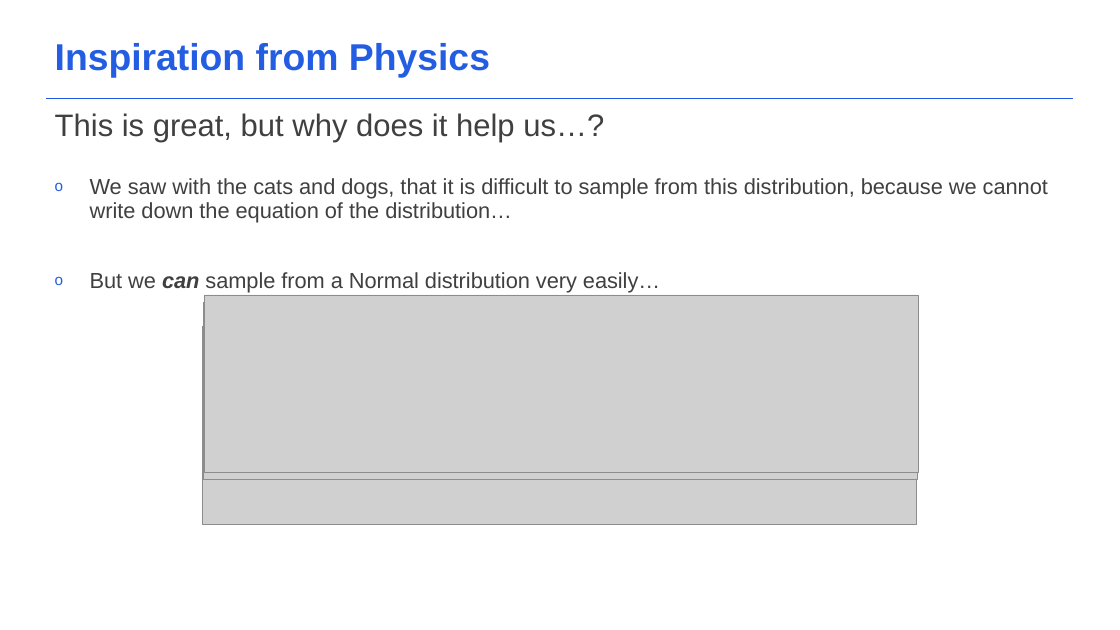
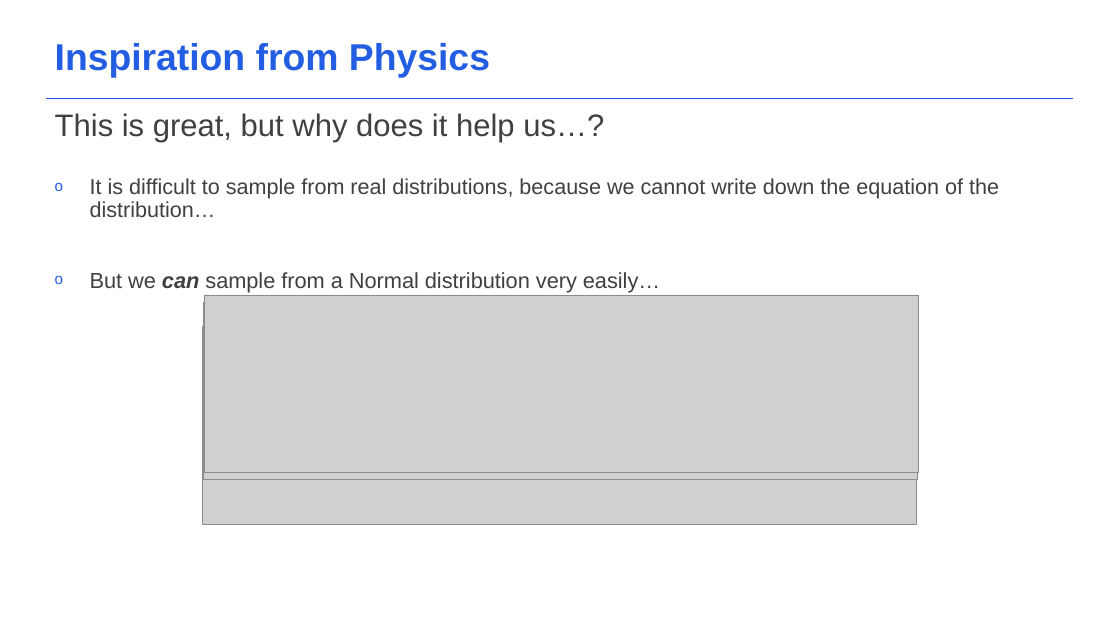
Before and after one commit to acceleratescience/diffusion-models, a slide deck: slide 15 of slides/2_Physics.pptx. Drawn at 1120x630 pixels with LibreOffice and Linux fonts; fonts in the diff are those of the drawing; grey boxes stand for pictures; background and template pictures are left out. Boxes give left, top, right and bottom in pixels: in the first picture for what was removed or moved away, otherwise in the second. Text is boxed around its words. In the diff, an @@ line names an element or a change of style, - is before the commit and + after.

Commit message:
fix: update slides

```diff
--- a/slides/2_Physics.pptx
+++ b/slides/2_Physics.pptx
@@ text at (90,178,999,217): text changed; size 18.7 to 18.5 pt @@
-o We saw with the cats and dogs, that it is difficult to sample from this distribution, because we cannot write down the equation of the distribution…
+o It is difficult to sample from real distributions, because we cannot write down the equation of the distribution…
```
Also in this commit, not shown: 2 slides added, 2 other files.
